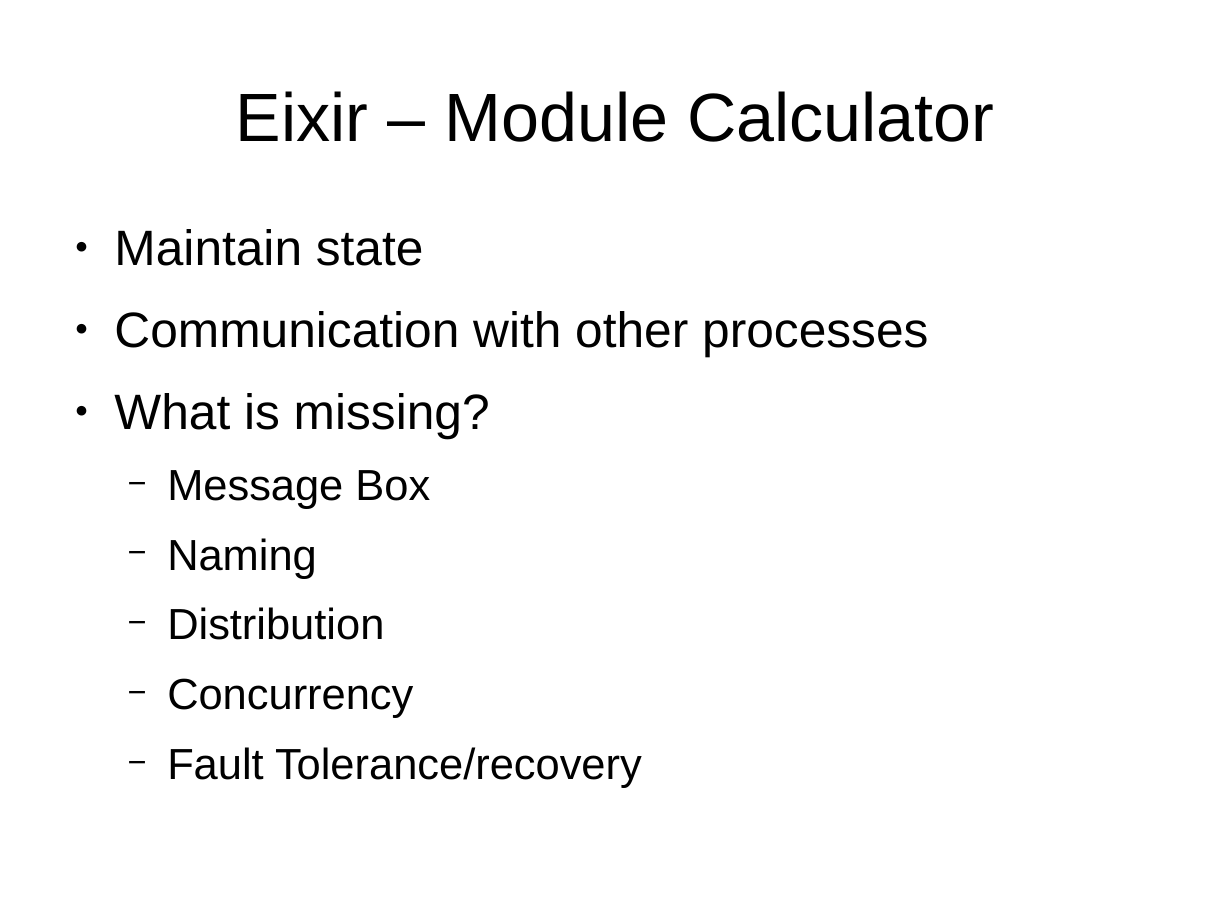
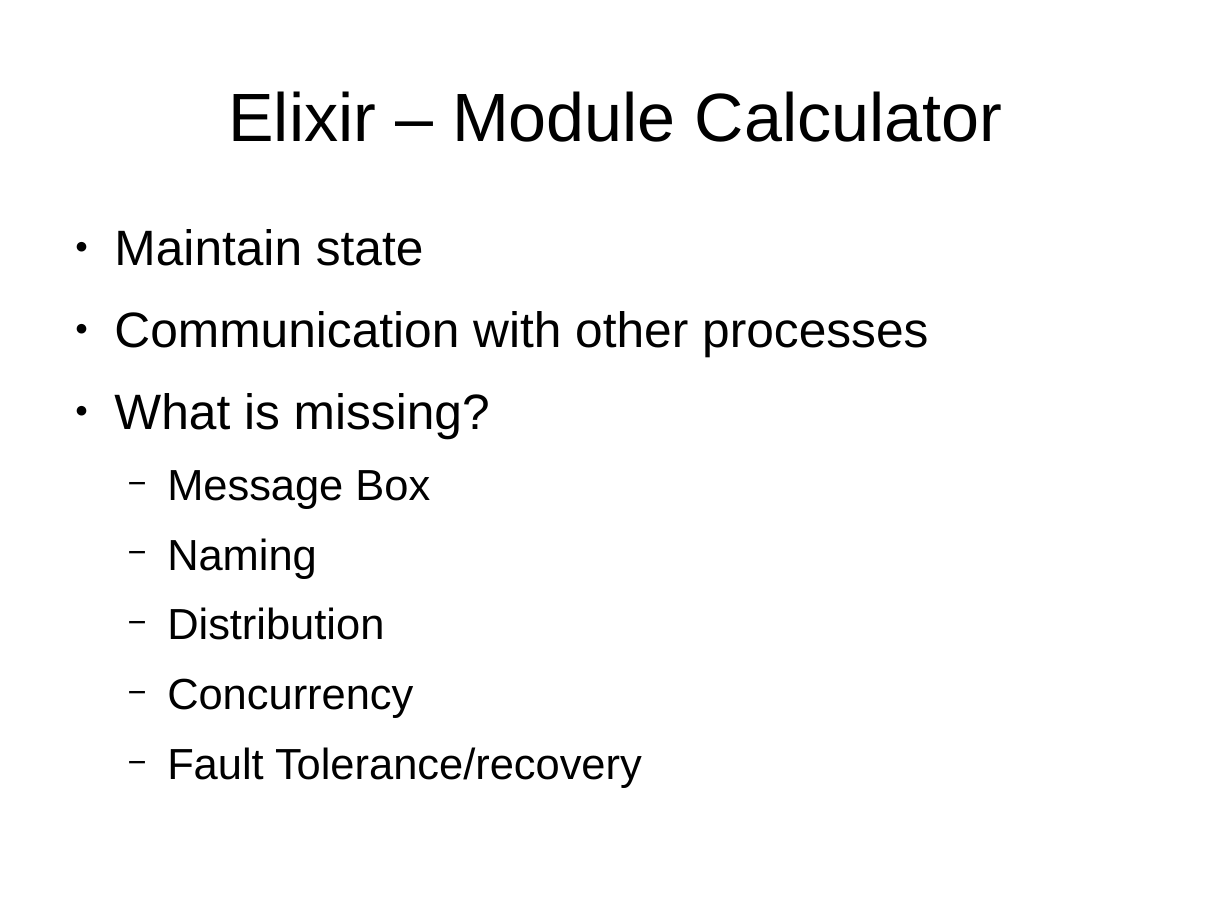
Before and after one commit to ramortegui/talks, a slide deck: slide 20 of elixir-otp-basics.odp. Drawn at 1232x924 pixels with LibreOffice and Linux fonts; fonts in the diff are those of the drawing. Boxes give left, top, right and bottom in pixels: in the first picture for what was removed or moved away, otherwise in the second. Text is boxed around its words. In the diff, an @@ line names an element or a change of style, - is before the commit and + after.

Commit message:
Fix typo on title.

```diff
--- a/elixir-otp-basics.odp
+++ b/elixir-otp-basics.odp
@@ title at bbox=[228, 91, 1002, 142]: text changed @@
-Eixir – Module Calculator
+Elixir – Module Calculator
```
Also in this commit, not shown: 22 other slides changed.
